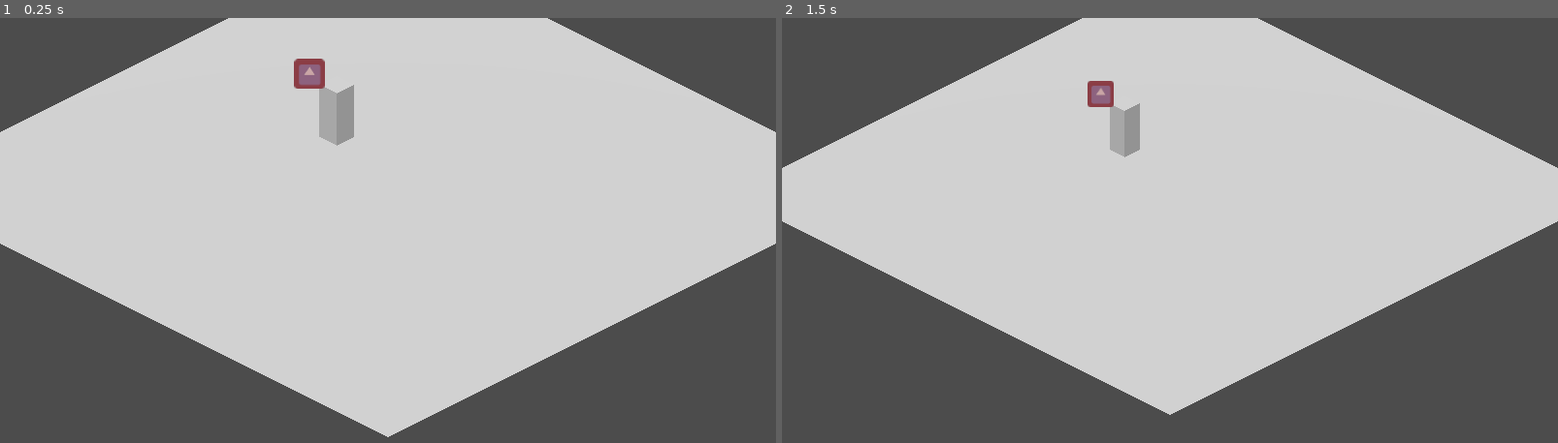
Above: before the commit, frames 1-2 (left to right).
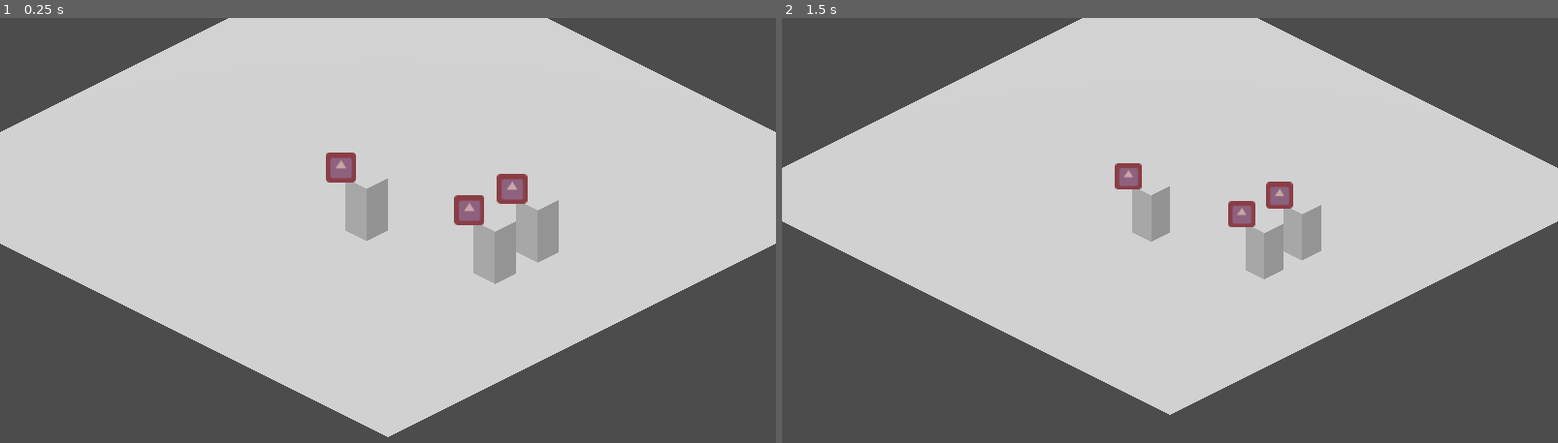
Above: after the commit, the same moments.

Repository: lsroa/growth-jam
Game: Godot game, scene res://Scenes/Main.tscn
The game is run twice, just before and just after one commit, with the same random seed, the same clock (stepped at 60 frames per second) and the same inputs. The engine's default icon, where the game draws it, is replaced by a stand-in: a white triangle on a blue panel in a dark square.
Inputs (mouse positions are in pixels of both pictures, inside the frame that each line leads up to):
- Up to frame 1 (0.25 s): no input
- Up to frame 2 (1.5 s): tap Enter at 0.5 s; move the mouse to (1340, 222) at 0.52 s; tap Mouse wheel up (zoom_in) at 0.6 s; click (1340, 222) at 0.67 s; tap Space at 1.25 s; move the mouse to (1014, 268) at 1.27 s; tap Mouse wheel down (zoom_out) at 1.35 s; click (1014, 268) at 1.42 s

The runs differ from the first frame. In frame 1, 3.7% of the frame differs, in the area x 37-72%, y 9-63%; in frame 2, 2.9%.

Commit message:
feat: Add spawner

Diff:
--- a/Scenes/Main.tscn
+++ b/Scenes/Main.tscn
@@ -1,6 +1,5 @@
-[gd_scene load_steps=6 format=2]
+[gd_scene load_steps=5 format=2]
 
-[ext_resource path="res://Scenes/Resource.tscn" type="PackedScene" id=1]
 [ext_resource path="res://src/Scripts/Main.gd" type="Script" id=2]
 [ext_resource path="res://src/Scripts/Camera.gd" type="Script" id=3]
 
@@ -12,9 +11,6 @@
 
 [node name="Resource" type="Spatial"]
 script = ExtResource( 2 )
-
-[node name="SequenceUI" parent="." instance=ExtResource( 1 )]
-transform = Transform( 1, 0, 0, 0, 0.999999, 0, 0, 0, 1, -1.40908, 1.93538, 1.89414 )
 
 [node name="Camera" type="Camera" parent="."]
 transform = Transform( 0.707107, -0.353553, 0.612372, 0, 0.866025, 0.5, -0.707107, -0.353553, 0.612372, 10, 6, 10 )
--- a/Scenes/Resource.tscn
+++ b/Scenes/Resource.tscn
@@ -21,13 +21,13 @@
 script = ExtResource( 2 )
 
 [node name="Building" type="MeshInstance" parent="."]
-transform = Transform( 0.401579, 0, 0, 0, 1, 0, 0, 0, 0.401579, 0.56275, 1.29999, -0.344015 )
+transform = Transform( 0.5, 0, 0, 0, 1, 0, 0, 0, 0.5, 0.5, 1, -0.5 )
 mesh = SubResource( 5 )
 skeleton = NodePath("../GUI/Render")
 material/0 = null
 
 [node name="GUI" type="Spatial" parent="."]
-transform = Transform( 1, 0, 0, 0, 1, 0, 0, 0, 1, 0, 2.7653, 0.366371 )
+transform = Transform( 1, 0, 0, 0, 1, 0, 0, 0, 1, 0, 2.5, 0.2 )
 __meta__ = {
 "_edit_group_": true
 }
--- a/src/Scripts/Main.gd
+++ b/src/Scripts/Main.gd
@@ -1,5 +1,19 @@
 extends Spatial
+var resources = []
+var input = []
 
-func _on_SequenceUI_click(event):
-	print("click")
-	print(event)
+func _on_SequenceUI_click(id):
+	print(id)
+	input.append(id)
+
+func genereate_sequence():
+	for i in range(3):
+		var resource = preload("res://Scenes/Resource.tscn").instance()
+		var initial_position = Vector3(randi() % 7, 0.0, randi() % 7)
+		resource.init(i,initial_position)
+
+		add_child(resource)
+		resources.append(i)
+
+func _ready():
+	genereate_sequence()
--- a/src/Scripts/ResourceUI.gd
+++ b/src/Scripts/ResourceUI.gd
@@ -1,11 +1,19 @@
 extends Spatial
-signal click(event)
+
+signal click(id)
+var gui
+var id = 0
 
 func _on_Area_input_event(_camera, event, _position, _normal, _shape_idx):
 	if event is InputEventMouseButton:
-		emit_signal("click",event)
+		print("click from area")
+		emit_signal("click",id)
 
 func _ready():
 	var camera = get_parent().get_node("Camera")
-	var gui = get_node("GUI")
+	gui = get_node("GUI/Render")
 	gui.rotation = camera.rotation
+
+func init(_id, _initial_position):
+	id = _id
+	self.translation = _initial_position
